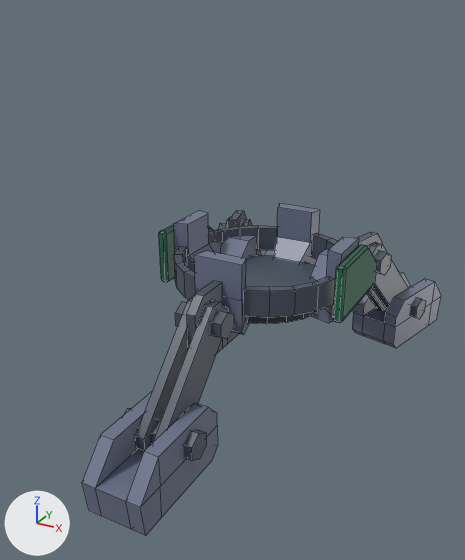
Before and after pictures for a commit that changed the FBX model Source/Assets/Models/Axel/Traps/Trap_TurretBottom.fbx.
Rendered twice from a camera (50 mm lens) standing at (0.94, -1.93, 1.33) and looking at (-0.03, -0.18, 0.45). Every picture has the same lights, and +X, +Y and +Z are marked at lower left. Mesh edges are drawn as thin lines. Where no turn or scale is listed for an object, it has been applied to the vertices.

Objects in the first picture: 'Trap_TurretBottom'.
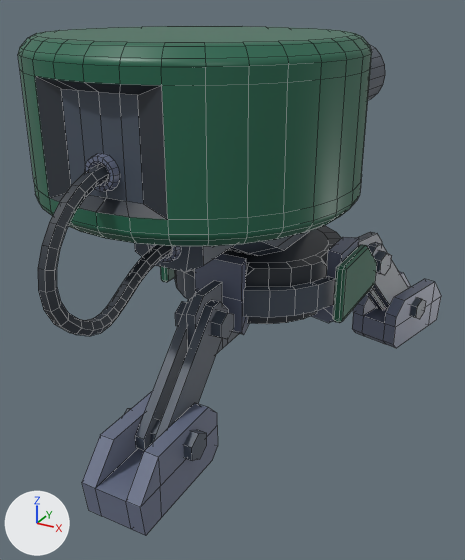
The newer file is also rescaled (x0.7) as a whole; pictures and numbers use the older file's frame.

Changed parts and their boxes [x1, y1, x2, y2] in the pictures (465 x 560 px):
```json
{"object": "Trap_TurretTop", "change": "added", "after": [18, 26, 385, 336]}
```

Edits to the scene script, one JSON object a line:
```json
{"op": "add", "block": "me_cylinder_017", "code": ["me_cylinder_017 = bpy.data.meshes.new('Cylinder.017')", "me_cylinder_017.from_pydata(...)  # 992 vertices, 877 faces; spans x -0.45..0.45, y -1.05..0.89, z 0.4..1.24", "me_cylinder_017.materials.append(mat_material)  # picture img_palette_aap64_png"]}
{"op": "add", "block": "ob_trap_turrettop", "code": ["ob_trap_turrettop = bpy.data.objects.new('Trap_TurretTop', me_cylinder_017)", "ob_trap_turrettop.location = (0.0, 0.0, 0.0)"]}
```
